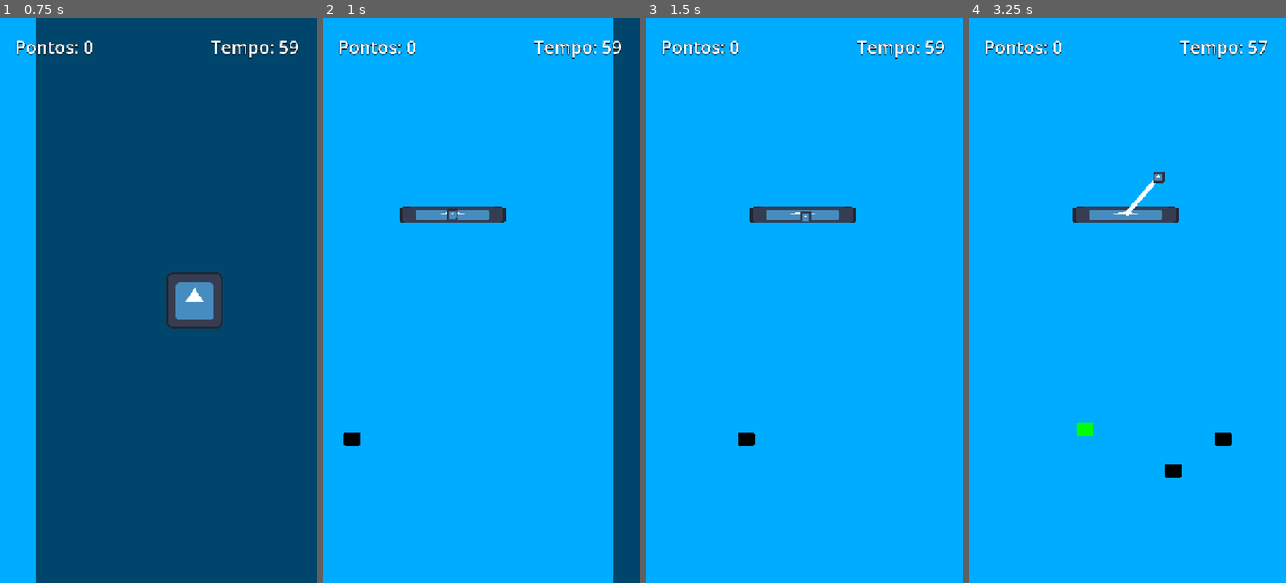
Above: before the commit, frames 1-4 (left to right).
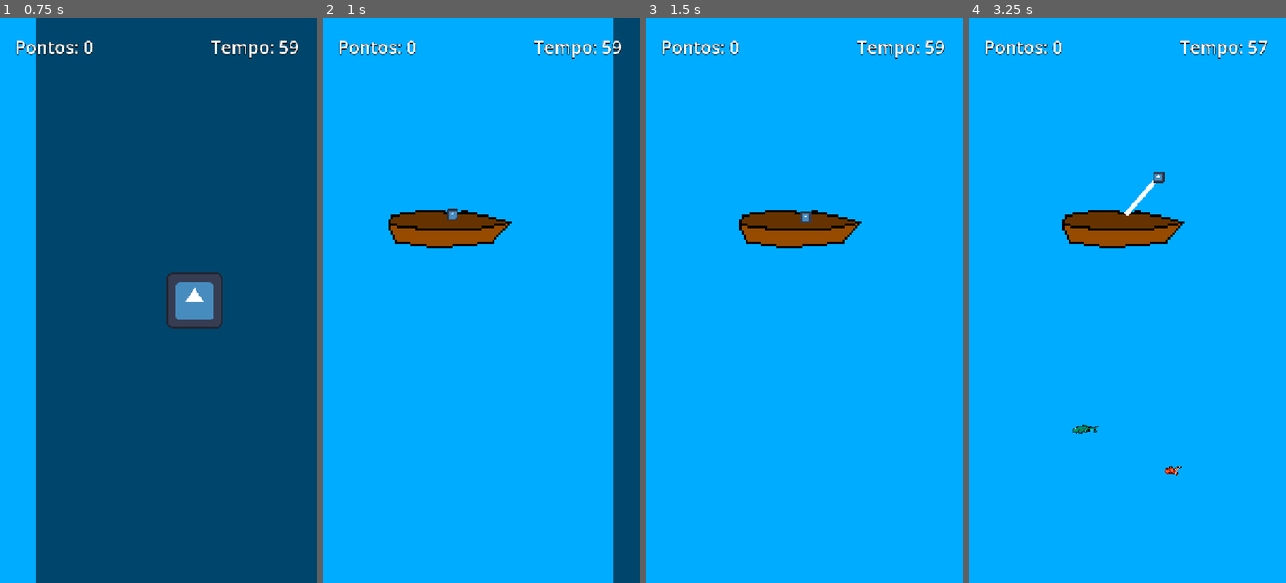
Above: after the commit, the same moments.

Repository: Studio-Zee/Projeto-GamePescaria
Game: Godot game, scene res://cenas/Menu/menu_principal.tscn
The game is run twice, just before and just after one commit, with the same random seed, the same clock (stepped at 60 frames per second) and the same inputs. The engine's default icon, where the game draws it, is replaced by a stand-in: a white triangle on a blue panel in a dark square.
Inputs (mouse positions are in pixels of both pictures, inside the frame that each line leads up to):
- Up to frame 1 (0.75 s): click (158, 300) at 0.5 s
- Up to frame 2 (1 s): no input
- Up to frame 3 (1.5 s): move the mouse to (874, 272) at 1.27 s; click (874, 272) at 1.42 s
- Up to frame 4 (3.25 s): move the mouse to (1064, 328) at 2.02 s; click (1064, 328) at 2.17 s; move the mouse to (1159, 176) at 2.77 s; click (1159, 176) at 2.92 s

Frame 1 is identical in both runs. In frame 2, 2.5% of the frame differs, in the area x 6-60%, y 33-76%; in frame 3, 2.5%; in frame 4, 2.8%, in the area x 29-83%, y 33-82%.

Commit message:
Sprites dos peixes adicionados, barco feito

Diff:
--- a/cenas/jogo/jogo.tscn
+++ b/cenas/jogo/jogo.tscn
@@ -10,6 +10,7 @@
 [ext_resource type="PackedScene" uid="uid://bpy6gk4csqwk1" path="res://cenas/peixe/peixe_verde.tscn" id="8_ua7yo"]
 [ext_resource type="PackedScene" uid="uid://dhoxjgpevna55" path="res://cenas/peixe/peixe_vermelho.tscn" id="9_gb1k2"]
 [ext_resource type="Script" uid="uid://dejk5dkhnk3tb" path="res://scripts/telaFimdoJogo/tela_fim_de_jogo.gd" id="10_0wone"]
+[ext_resource type="Texture2D" uid="uid://b65eimi1wxo4w" path="res://imagens/barco.png" id="11_k85cr"]
 
 [sub_resource type="CircleShape2D" id="CircleShape2D_kqu6x"]
 
@@ -52,8 +53,8 @@
 label_pontos = NodePath("../Interface/TextoPontos")
 
 [node name="BarcoSprite" type="Sprite2D" parent="player" unique_id=1125401417]
-scale = Vector2(1.8974212, 0.28830296)
-texture = ExtResource("2_4i5rx")
+scale = Vector2(5, 5)
+texture = ExtResource("11_k85cr")
 
 [node name="LinhaPesca" type="Line2D" parent="player" unique_id=1592300442]
 points = PackedVector2Array(0, 0, 0, 0, 0, 0)
@@ -68,7 +69,9 @@
 shape = SubResource("CircleShape2D_kqu6x")
 
 [node name="Peixe" parent="." unique_id=675272164 instance=ExtResource("3_4i5rx")]
-position = Vector2(41, 954)
+visible = false
+position = Vector2(100, 992)
+scale = Vector2(1.5, 1.5)
 
 [node name="SpawnerPeixes" type="Node2D" parent="." unique_id=1524064787]
 script = ExtResource("4_a8ubr")
--- a/cenas/peixe/peixe.tscn
+++ b/cenas/peixe/peixe.tscn
@@ -1,21 +1,19 @@
 [gd_scene format=3 uid="uid://spuc6dk7exs7"]
 
 [ext_resource type="Script" uid="uid://bsj7fmqwg7f8l" path="res://scripts/peixe/peixe.gd" id="1_0aln1"]
-[ext_resource type="Texture2D" uid="uid://dg6kemjmabild" path="res://icon.svg" id="1_sqpse"]
+[ext_resource type="Texture2D" uid="uid://k3as8rab8d6" path="res://imagens/Fish/fish1Texture.png" id="2_0aln1"]
 
 [sub_resource type="RectangleShape2D" id="RectangleShape2D_sqpse"]
-size = Vector2(56.76252, 30.781033)
+size = Vector2(56.76252, 25.482439)
 
 [node name="Peixe" type="Area2D" unique_id=675272164 groups=["peixes"]]
 scale = Vector2(0.5, 0.5)
 script = ExtResource("1_0aln1")
 
 [node name="CollisionShape2D" type="CollisionShape2D" parent="." unique_id=2056733503]
-position = Vector2(-4.7683716e-07, -0.5937891)
+position = Vector2(-4.7683716e-07, -7.1525574e-07)
 scale = Vector2(1.3389118, 2.040621)
 shape = SubResource("RectangleShape2D_sqpse")
 
 [node name="Sprite2D" type="Sprite2D" parent="." unique_id=1340325473]
-modulate = Color(0, 0, 0, 1)
-scale = Vector2(0.5860465, 0.48022598)
-texture = ExtResource("1_sqpse")
+texture = ExtResource("2_0aln1")
--- a/cenas/peixe/peixe_amarelo.tscn
+++ b/cenas/peixe/peixe_amarelo.tscn
@@ -1,7 +1,7 @@
 [gd_scene format=3 uid="uid://cbox1b5hnqnpm"]
 
 [ext_resource type="Script" uid="uid://bsj7fmqwg7f8l" path="res://scripts/peixe/peixe.gd" id="1_ao3hc"]
-[ext_resource type="Texture2D" uid="uid://dg6kemjmabild" path="res://icon.svg" id="2_fqua1"]
+[ext_resource type="Texture2D" uid="uid://b5yitu2ac4lwv" path="res://imagens/Fish/fish3Texture.png" id="2_ao3hc"]
 
 [sub_resource type="RectangleShape2D" id="RectangleShape2D_sqpse"]
 size = Vector2(56.76252, 30.781033)
@@ -17,6 +17,4 @@
 shape = SubResource("RectangleShape2D_sqpse")
 
 [node name="Sprite2D" type="Sprite2D" parent="." unique_id=1340325473]
-modulate = Color(17.557072, 17.557072, 0, 1)
-scale = Vector2(0.5860465, 0.48022598)
-texture = ExtResource("2_fqua1")
+texture = ExtResource("2_ao3hc")
--- a/cenas/peixe/peixe_verde.tscn
+++ b/cenas/peixe/peixe_verde.tscn
@@ -1,10 +1,10 @@
 [gd_scene format=3 uid="uid://bpy6gk4csqwk1"]
 
 [ext_resource type="Script" uid="uid://bsj7fmqwg7f8l" path="res://scripts/peixe/peixe.gd" id="1_vjcgp"]
-[ext_resource type="Texture2D" uid="uid://dg6kemjmabild" path="res://icon.svg" id="2_n1em6"]
+[ext_resource type="Texture2D" uid="uid://c8nwlkkmjjxh0" path="res://imagens/Fish/fish4Texture.png" id="2_vjcgp"]
 
 [sub_resource type="RectangleShape2D" id="RectangleShape2D_sqpse"]
-size = Vector2(56.76252, 30.781033)
+size = Vector2(88.13129, 24.502346)
 
 [node name="Peixe" type="Area2D" unique_id=675272164 groups=["peixes"]]
 scale = Vector2(0.5, 0.5)
@@ -12,11 +12,9 @@
 pontos = 5
 
 [node name="CollisionShape2D" type="CollisionShape2D" parent="." unique_id=2056733503]
-position = Vector2(-4.7683716e-07, -0.5937891)
+position = Vector2(1.000001, 1.0000005)
 scale = Vector2(1.3389118, 2.040621)
 shape = SubResource("RectangleShape2D_sqpse")
 
 [node name="Sprite2D" type="Sprite2D" parent="." unique_id=1340325473]
-modulate = Color(0, 17.557072, 0, 1)
-scale = Vector2(0.5860465, 0.48022598)
-texture = ExtResource("2_n1em6")
+texture = ExtResource("2_vjcgp")
--- a/cenas/peixe/peixe_vermelho.tscn
+++ b/cenas/peixe/peixe_vermelho.tscn
@@ -1,21 +1,19 @@
 [gd_scene format=3 uid="uid://dhoxjgpevna55"]
 
 [ext_resource type="Script" uid="uid://bsj7fmqwg7f8l" path="res://scripts/peixe/peixe.gd" id="1_qhkr7"]
-[ext_resource type="Texture2D" uid="uid://dg6kemjmabild" path="res://icon.svg" id="2_5wp8k"]
+[ext_resource type="Texture2D" uid="uid://blcjc8tojg2nm" path="res://imagens/Fish/fish2Texture.png" id="2_qhkr7"]
 
 [sub_resource type="RectangleShape2D" id="RectangleShape2D_sqpse"]
-size = Vector2(56.76252, 30.781033)
+size = Vector2(56.76252, 22.542156)
 
 [node name="Peixe" type="Area2D" unique_id=675272164 groups=["peixes"]]
 scale = Vector2(0.5, 0.5)
 script = ExtResource("1_qhkr7")
 
 [node name="CollisionShape2D" type="CollisionShape2D" parent="." unique_id=2056733503]
-position = Vector2(-4.7683716e-07, -0.5937891)
+position = Vector2(-4.7683716e-07, 0.9999994)
 scale = Vector2(1.3389118, 2.040621)
 shape = SubResource("RectangleShape2D_sqpse")
 
 [node name="Sprite2D" type="Sprite2D" parent="." unique_id=1340325473]
-modulate = Color(17.557072, 0, 0, 1)
-scale = Vector2(0.5860465, 0.48022598)
-texture = ExtResource("2_5wp8k")
+texture = ExtResource("2_qhkr7")
Binary file added: imagens/Fish/fish1Texture.png
Not shown, added: imagens/Fish/fish1Texture.png.import
Binary file added: imagens/Fish/fish2Texture.png
Not shown, added: imagens/Fish/fish2Texture.png.import
Binary file added: imagens/Fish/fish3Texture.png
Not shown, added: imagens/Fish/fish3Texture.png.import
Binary file added: imagens/Fish/fish4Texture.png
Not shown, added: imagens/Fish/fish4Texture.png.import
Binary file added: imagens/barco.png
Not shown, added: imagens/barco.png.import
